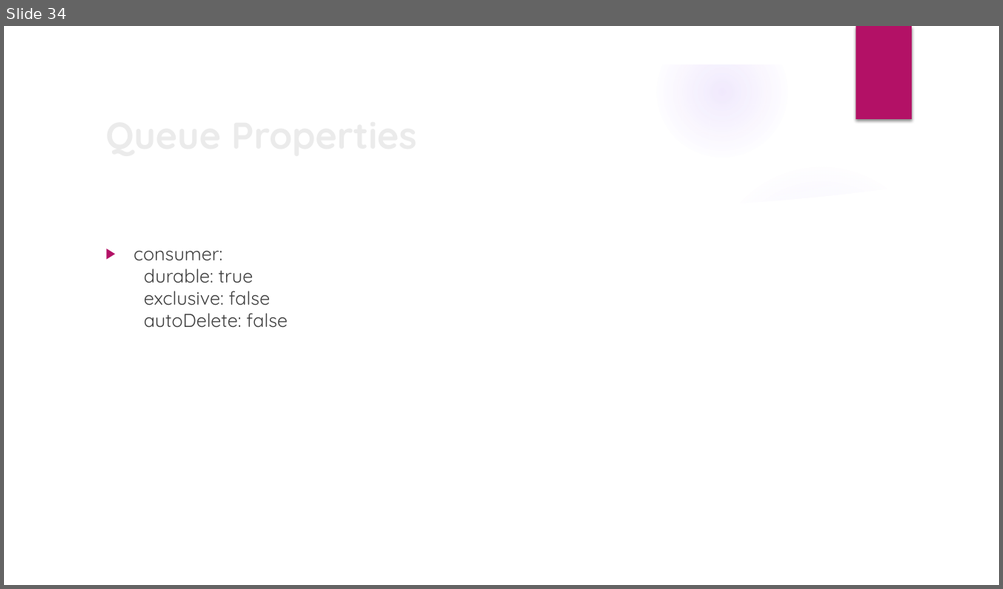
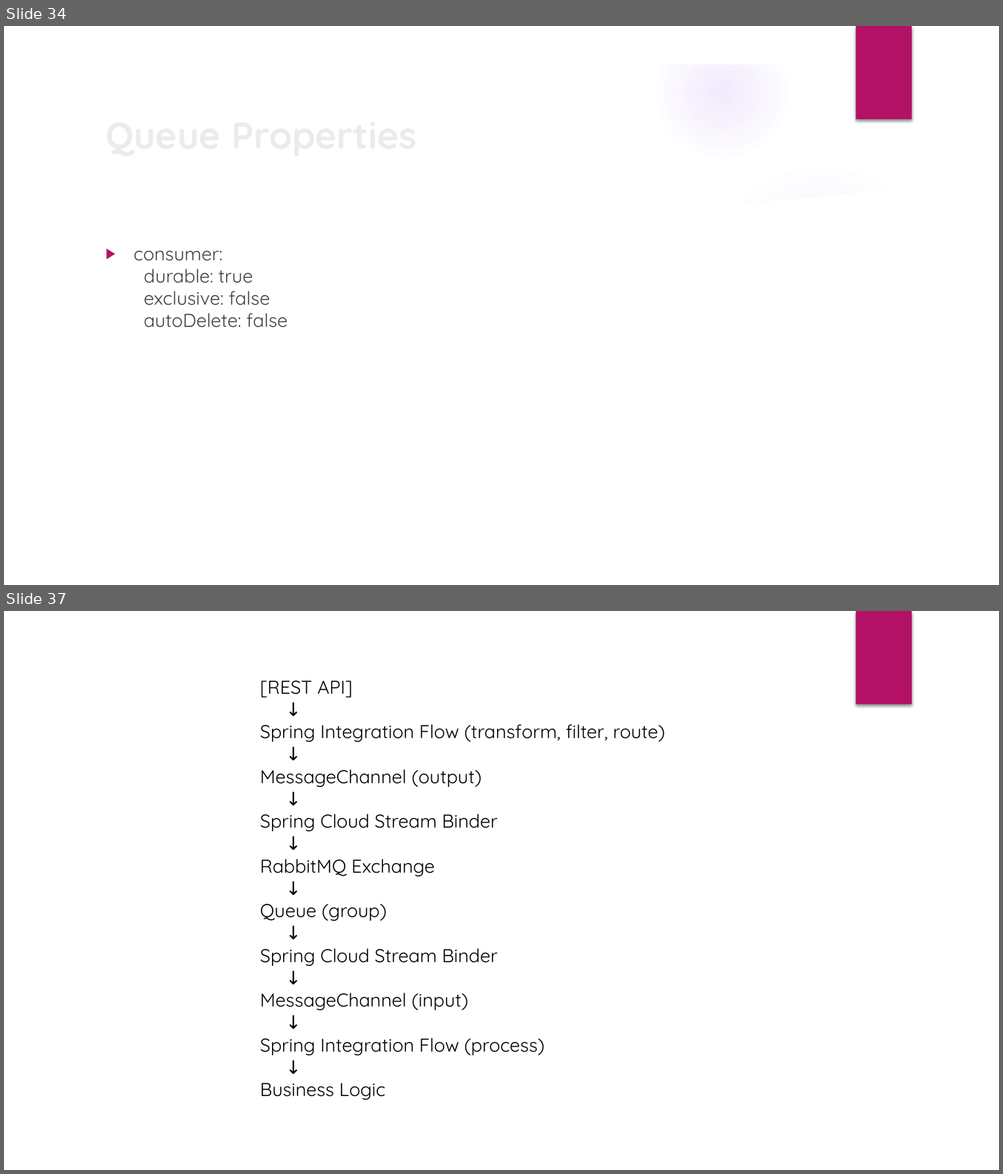
Before and after one commit to anjumunoth/ness-spring-integration, a slide deck: Spring Cloud Stream.pptx. Shown one above the other, each under a label of ours: slide 34 before the commit, slides 34 and 37 after it; the slides between them are not shown. The pictures are 1003x589 and 1003x1174 pixels, drawn with LibreOffice and Linux fonts; fonts in the diff are those of the drawing; background and template pictures are left out. Boxes give left, top, right and bottom in pixels: in the first picture for what was removed or moved away, otherwise in the second. Text is boxed around its words. In the diff, an @@ line names an element or a change of style, - is before the commit and + after.

```diff
--- a/Spring Cloud Stream.pptx
+++ b/Spring Cloud Stream.pptx
@@ slide 37 added at (4, 611, 999, 1170), background #FFFFFF; not listed: 1 template element that a slide beside it also shows @@
@@ text added at (260, 681, 665, 1100), 18 pt, text #000000 @@
+[REST API]
+↓
+Spring Integration Flow (transform, filter, route)
+↓
+MessageChannel (output)
+↓
+Spring Cloud Stream Binder
+↓
+RabbitMQ Exchange
+↓
+Queue (group)
+↓
+Spring Cloud Stream Binder
+↓
+MessageChannel (input)
+↓
+Spring Integration Flow (process)
+↓
+Business Logic
```
Also in this commit, not shown: 49 other slides added, 2 other files.
